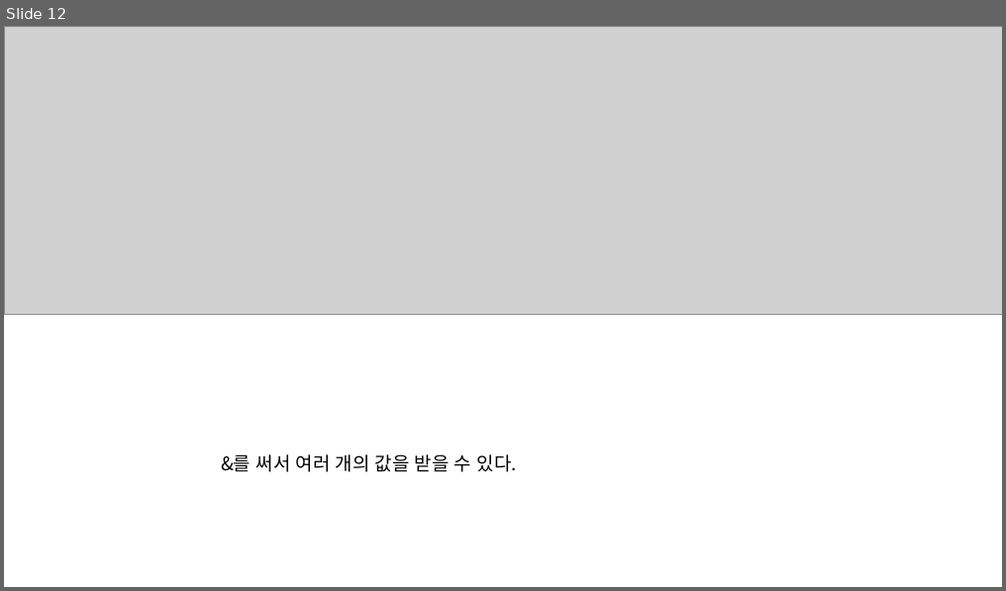
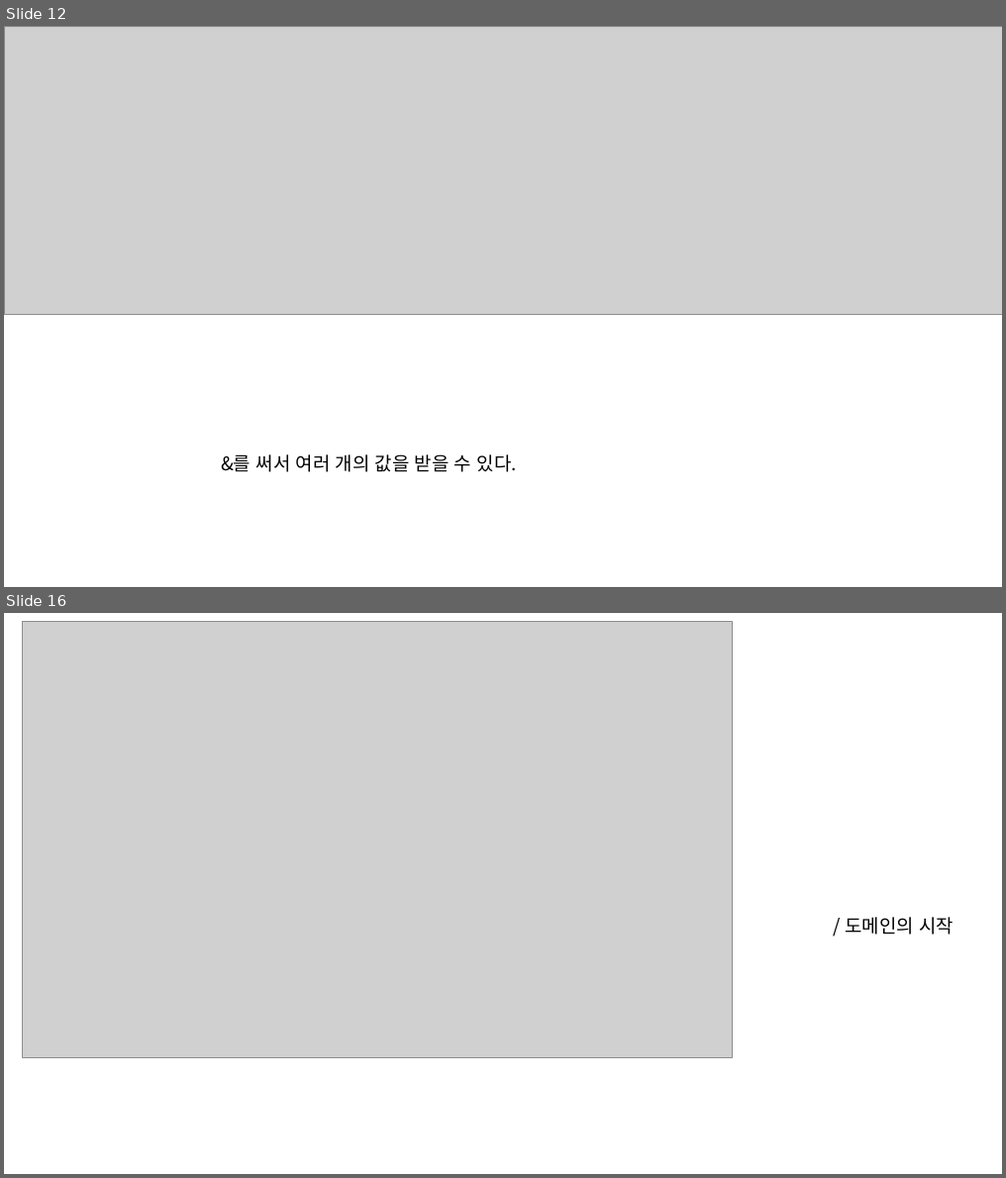
Before and after one commit to InseopEom/PHP2_201640125, a slide deck: 20190904_PHP2주차.pptx. Shown one above the other, each under a label of ours: slide 12 before the commit, slides 12 and 16 after it; the slides between them are not shown. The pictures are 1006x591 and 1006x1178 pixels, drawn with LibreOffice and Linux fonts; fonts in the diff are those of the drawing; grey boxes stand for pictures. Boxes give left, top, right and bottom in pixels: in the first picture for what was removed or moved away, otherwise in the second. Text is boxed around its words. In the diff, an @@ line names an element or a change of style, - is before the commit and + after.

```diff
--- a/20190904_PHP2주차.pptx
+++ b/20190904_PHP2주차.pptx
@@ slide 16 added at [4, 613, 1002, 1174], background #FFFFFF @@
@@ picture added at [23, 622, 733, 1059] @@
@@ text added at [845, 917, 953, 935], 18 pt, text #000000 @@
+/ 도메인의 시작
```
Also in this commit, not shown: 4 other slides added, 2 slides removed, 40 other files.
